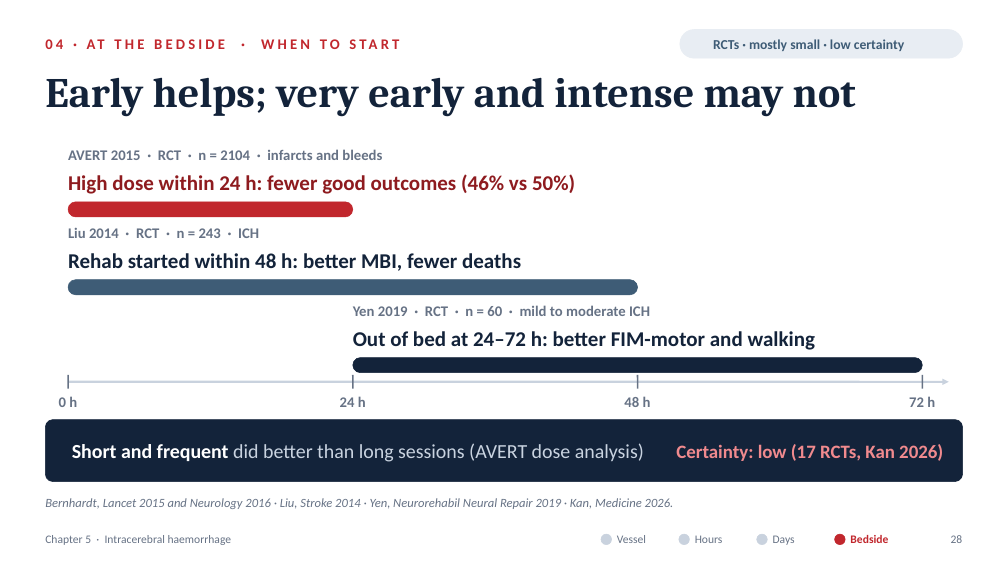
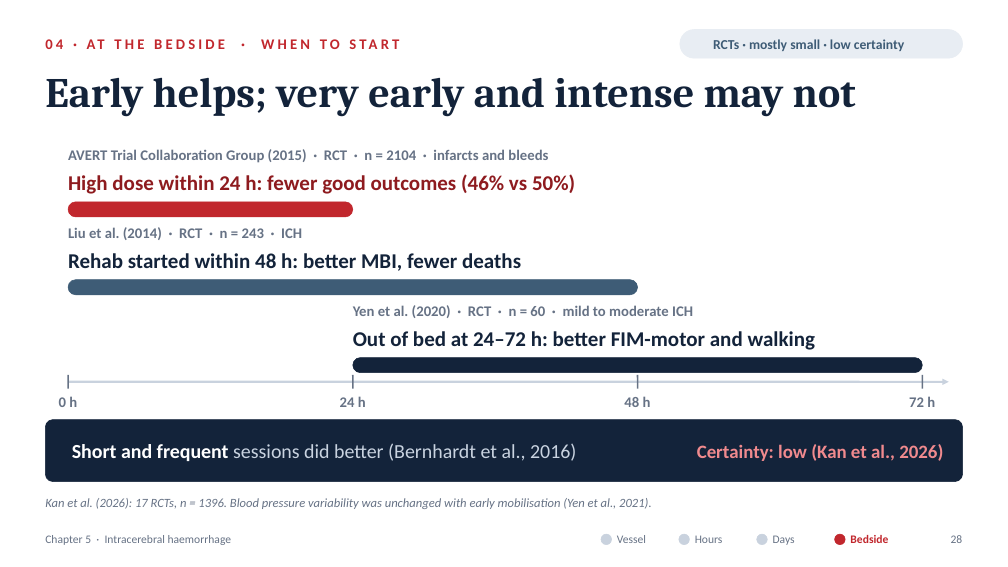
Before and after one commit to fredtom1/fred-Tom-, a slide deck: slide 28 of Chapter5_ICH_Pathophysiology.pptx. Drawn at 1008x567 pixels with LibreOffice and Linux fonts; fonts in the diff are those of the drawing; background and template pictures are left out. Boxes give left, top, right and bottom in pixels: in the first picture for what was removed or moved away, otherwise in the second. Text is boxed around its words. In the diff, an @@ line names an element or a change of style, - is before the commit and + after.

```diff
--- a/Chapter5_ICH_Pathophysiology.pptx
+++ b/Chapter5_ICH_Pathophysiology.pptx
@@ text at box(68, 149, 548, 163): text changed @@
-AVERT 2015 · RCT · n = 2104 · infarcts and bleeds
+AVERT Trial Collaboration Group (2015) · RCT · n = 2104 · infarcts and bleeds
@@ text at box(68, 227, 302, 240): text changed @@
-Liu 2014 · RCT · n = 243 · ICH
+Liu et al. (2014) · RCT · n = 243 · ICH
@@ text at box(353, 305, 693, 318): text changed @@
-Yen 2019 · RCT · n = 60 · mild to moderate ICH
+Yen et al. (2020) · RCT · n = 60 · mild to moderate ICH
@@ text at box(72, 443, 576, 461): text changed @@
-Short and frequent did better than long sessions (AVERT dose analysis)
+Short and frequent sessions did better (Bernhardt et al., 2016)
@@ text at box(697, 444, 943, 461): text changed @@
-Certainty: low (17 RCTs, Kan 2026)
+Certainty: low (Kan et al., 2026)
@@ text at box(45, 498, 652, 509): text changed @@
-Bernhardt, Lancet 2015 and Neurology 2016 · Liu, Stroke 2014 · Yen, Neurorehabil Neural Repair 2019 · Kan, Medicine 2026.
+Kan et al. (2026): 17 RCTs, n = 1396. Blood pressure variability was unchanged with early mobilisation (Yen et al., 2021).
```
Also in this commit, not shown: 28 other slides changed, 4 slides added, 2 slides removed, 15 other files.
